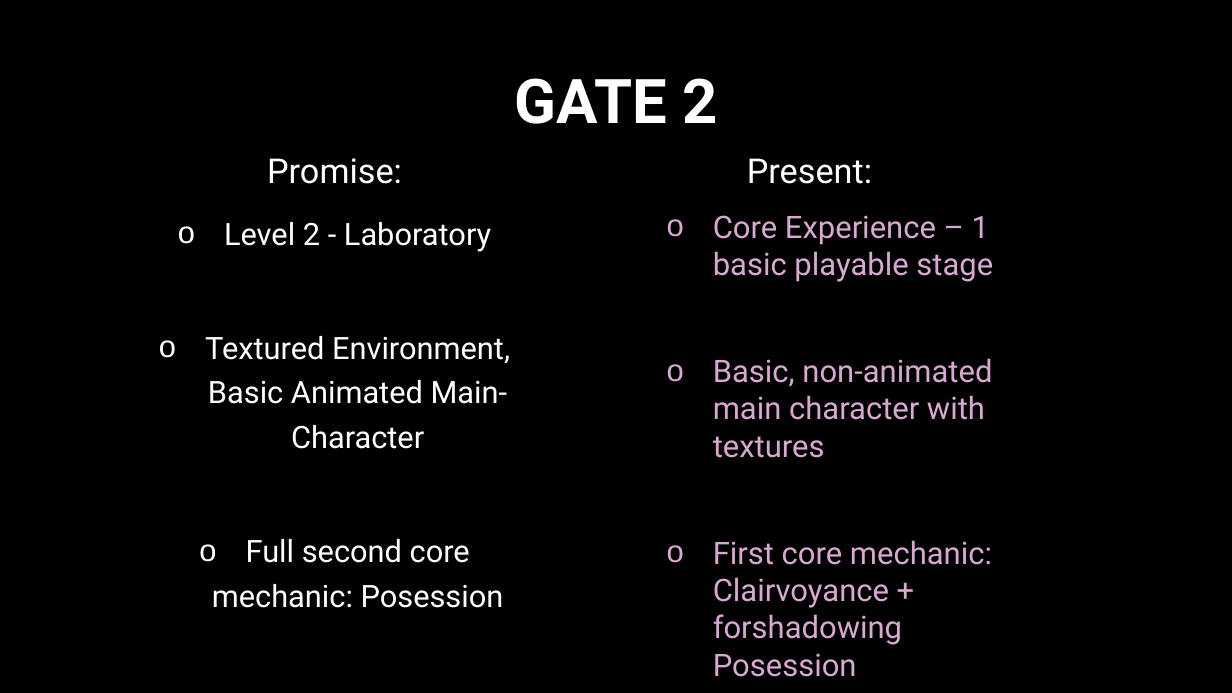
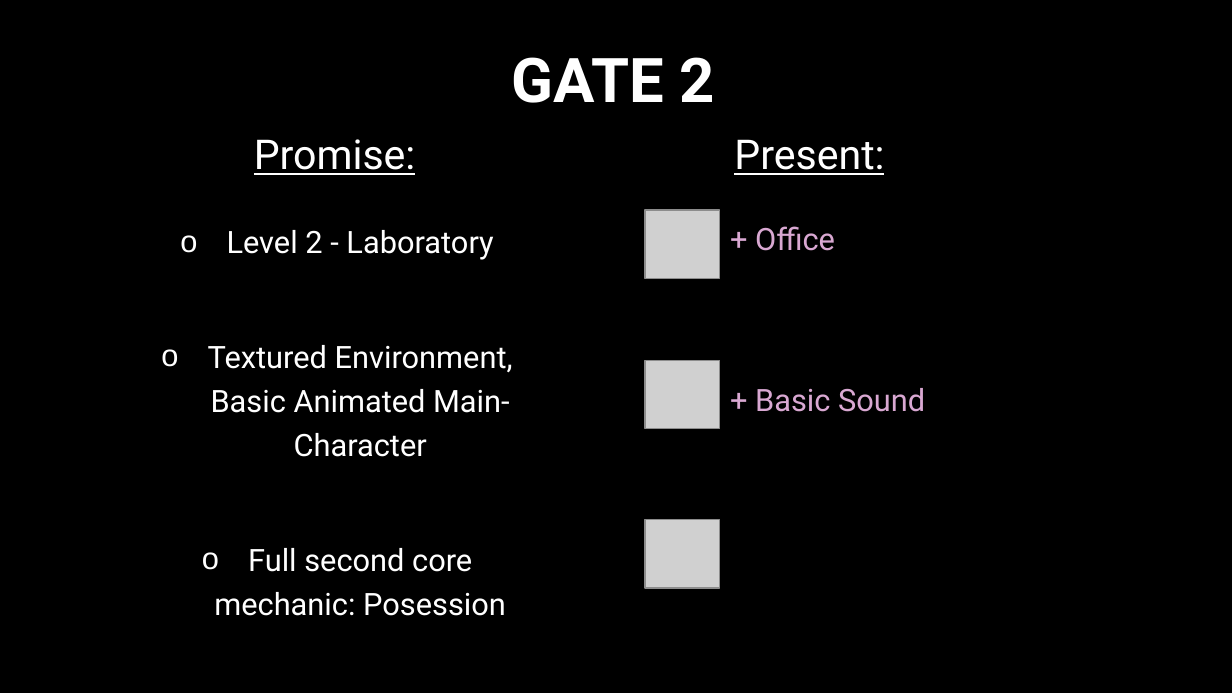
Before and after one commit to ArtjomProGrammer/Voodoo, a slide deck: slide 4 of _Organisation/Präsentation/Voodoo_PP2.pptx. Drawn at 1232x693 pixels with LibreOffice and Linux fonts; fonts in the diff are those of the drawing; grey boxes stand for pictures; background and template pictures are left out. Boxes give left, top, right and bottom in pixels: in the first picture for what was removed or moved away, otherwise in the second. Text is boxed around its words. In the diff, an @@ line names an element or a change of style, - is before the commit and + after.

```diff
--- a/_Organisation/Präsentation/Voodoo_PP2.pptx
+++ b/_Organisation/Präsentation/Voodoo_PP2.pptx
@@ title "GATE 2" moved from (x1=514, y1=78, x2=717, y2=124) to (x1=512, y1=57, x2=714, y2=103) @@
@@ text "Promise:" moved from (x1=267, y1=158, x2=402, y2=184) to (x1=254, y1=139, x2=416, y2=175) @@
@@ text "Promise:" at (x1=254, y1=139, x2=416, y2=175): size 20 to 24 pt, underline on @@
@@ text "Present:" at (x1=734, y1=139, x2=884, y2=175): size 20 to 24 pt, underline on @@
@@ text "Present:" moved from (x1=747, y1=158, x2=872, y2=184) to (x1=734, y1=139, x2=884, y2=175) @@
@@ subtitle "Level 2 - Laboratory" moved from (x1=205, y1=222, x2=510, y2=608) to (x1=208, y1=230, x2=513, y2=616) @@
@@ picture added at (x1=646, y1=211, x2=721, y2=278) @@
@@ text at (x1=755, y1=226, x2=925, y2=412): text changed; size 18.1 to 18 pt @@
-o Core Experience – 1 basic playable stage
-o Basic, non-animated main character with textures
-o First core mechanic: Clairvoyance + forshadowing Posession
++ Office
++ Basic Sound
@@ picture added at (x1=646, y1=360, x2=721, y2=428) @@
@@ picture added at (x1=646, y1=520, x2=721, y2=588) @@
```
Also in this commit, not shown: 4 other slides changed, 4 other files.
